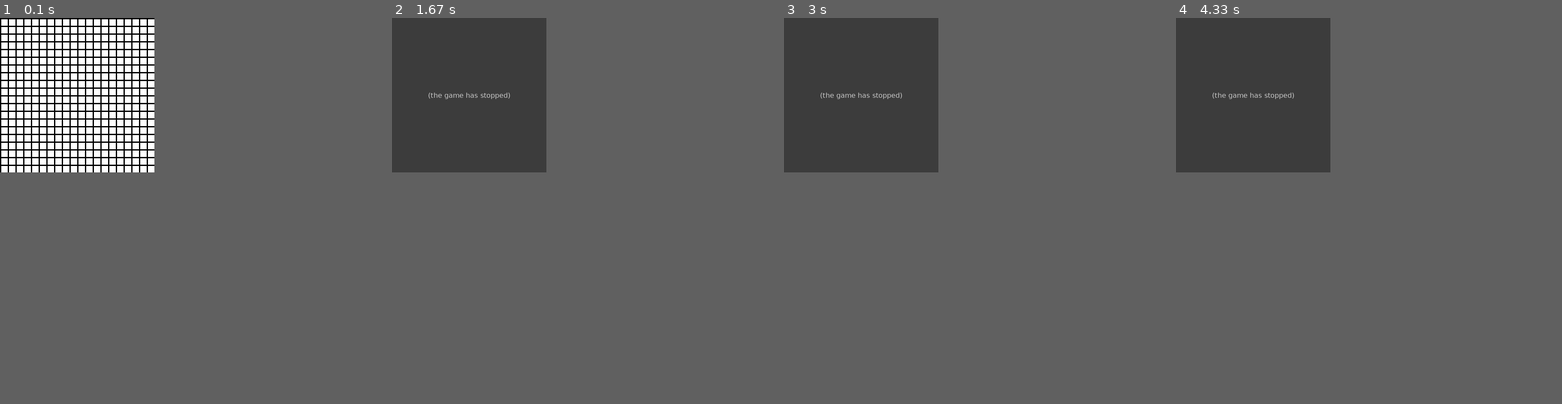
Above: before the commit, frames 1-4 (left to right).
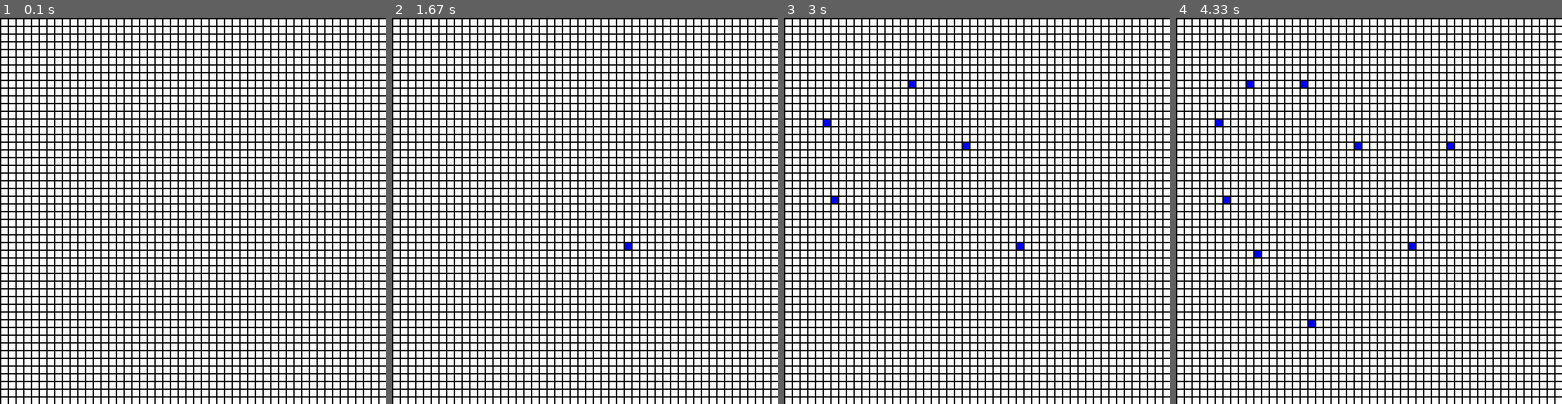
Above: after the commit, the same moments.

Repository: b-whitman/game-of-life
Game: pygame game, started from src/game-of-life.py
Same seed, same stepped clock (60 frames per second), same inputs: the game is played once before the commit and once after it.
Inputs (mouse positions are in pixels of both pictures, inside the frame that each line leads up to):
- Up to frame 1 (0.1 s): no input
- Up to frame 2 (1.67 s): tap Enter at 0.33, 1 s; click (588, 238) at 0.72 s; click (631, 245) at 1.38 s
- Up to frame 3 (3 s): click (838, 199) at 1.72 s; click (965, 145) at 2.05 s; click (915, 83) at 2.38 s; click (830, 126) at 2.72 s
- Up to frame 4 (4.33 s): click (1450, 141) at 3.05 s; click (1253, 79) at 3.38 s; click (1260, 253) at 3.72 s; click (1311, 322) at 4.05 s
In our replay, the window is 360x360 before the commit and 900x900 after it. These sizes can differ from the game's own. Grey fills any space a smaller window leaves; there, only what the larger window draws over its background counts as a difference.

The runs differ from the first frame. In frame 1, 26% of the frame differs, in the area x 0-100%, y 0-100%; in frame 2, 42%; in frame 3, 42%; in frame 4, 42%.
Error before the commit: TypeError: 'Grid' object is not subscriptable (game-of-life.py line 50); the game stopped at 0.33 s (later frames are placeholders)

Commit message:
mvp game of life

Diff:
--- a/src/classes.py
+++ b/src/classes.py
@@ -10,16 +10,24 @@
         self.clickable = 1
 
     def resolve(self):
-        new_grid = Grid(self.xdim, self.ydim)
+
+        new_grid = [[0 for x in range(self.ydim)] for y in range(self.xdim)]
+
         for x in range(self.xdim):
             for y in range(self.ydim):
-                if self.cells[x][y] == 1:
-                    if self.neighbors(x, y) < 2:
-                        new_grid.cells[x][y] = 0
-                    elif self.neighbors(x, y) > 3:
-                        new_grid.cells[x][y] = 1
-                elif self.cells[x][y] == 0 and self.neighbors(x, y) == 3:
-                    new_grid.cells[x][y] == 1
+                neighbors = self.neighbors(x, y)
+                is_alive = self.cells[x][y]
+
+                if is_alive == 1:
+                    if neighbors < 2:
+                        new_grid[x][y] = 0
+                    elif 2 <= neighbors <= 3:
+                        new_grid[x][y] = 1
+                    elif neighbors > 3:
+                        new_grid[x][y] = 0
+
+                elif (is_alive == 0) and (neighbors == 3):
+                    new_grid[x][y] = 1
 
         return new_grid
 
@@ -32,14 +40,16 @@
         if column == self.xdim-1:
             column = -1
 
-        total = sum([self.cells[row-1][column-1],
-                    self.cells[row][column-1],
+        total = sum([
+                    self.cells[row-1][column-1],
                     self.cells[row-1][column],
+                    self.cells[row-1][column+1],
                     self.cells[row+1][column-1],
                     self.cells[row+1][column],
                     self.cells[row+1][column+1],
-                    self.cells[row][column+1],
-                    self.cells[row-1][column+1]])
+                    self.cells[row][column-1],
+                    self.cells[row][column+1]
+                    ])
 
         return total
 
@@ -49,4 +59,4 @@
     x = 2
     y = 4
     grid.cells[y-1][x-1] = not grid.cells[y-1][x-1]
-    grid.resolve()
+    print(grid.resolve())
--- a/src/game-of-life.py
+++ b/src/game-of-life.py
@@ -8,8 +8,8 @@
 height = 15
 margin = 3
 
-rows = 20
-columns = 20
+rows = 50
+columns = 50
 clock = pygame.time.Clock()
 screen = pygame.display.set_mode(((width + margin) * rows,
                                 (height + margin) * columns))
